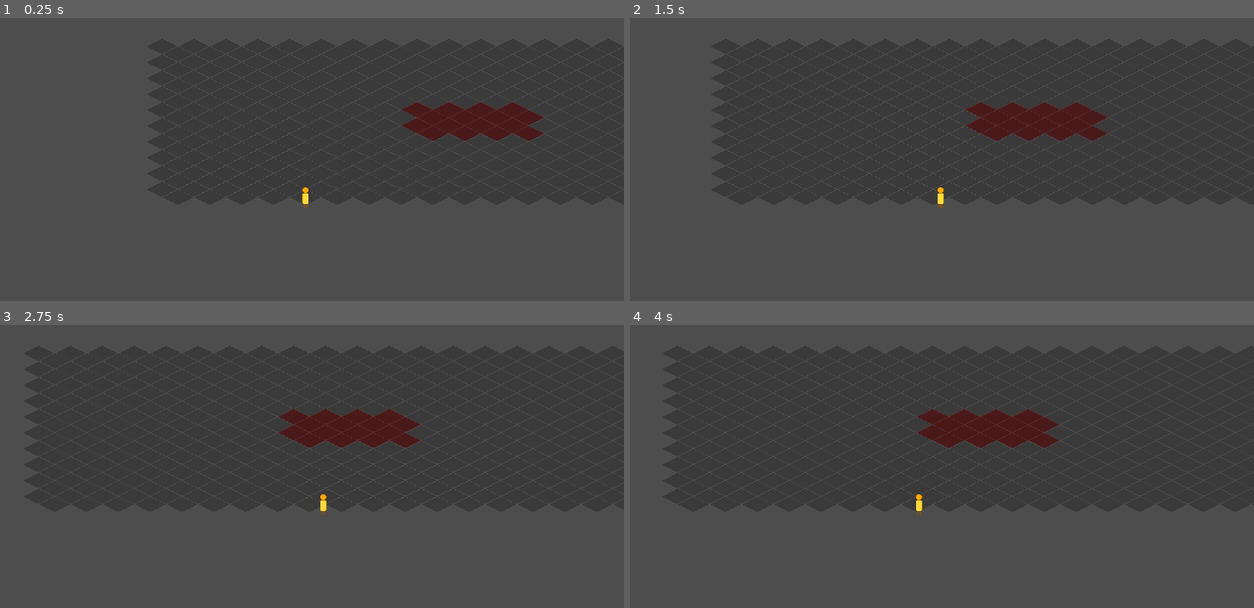
Above: before the commit, frames 1-4 (two rows, left to right).
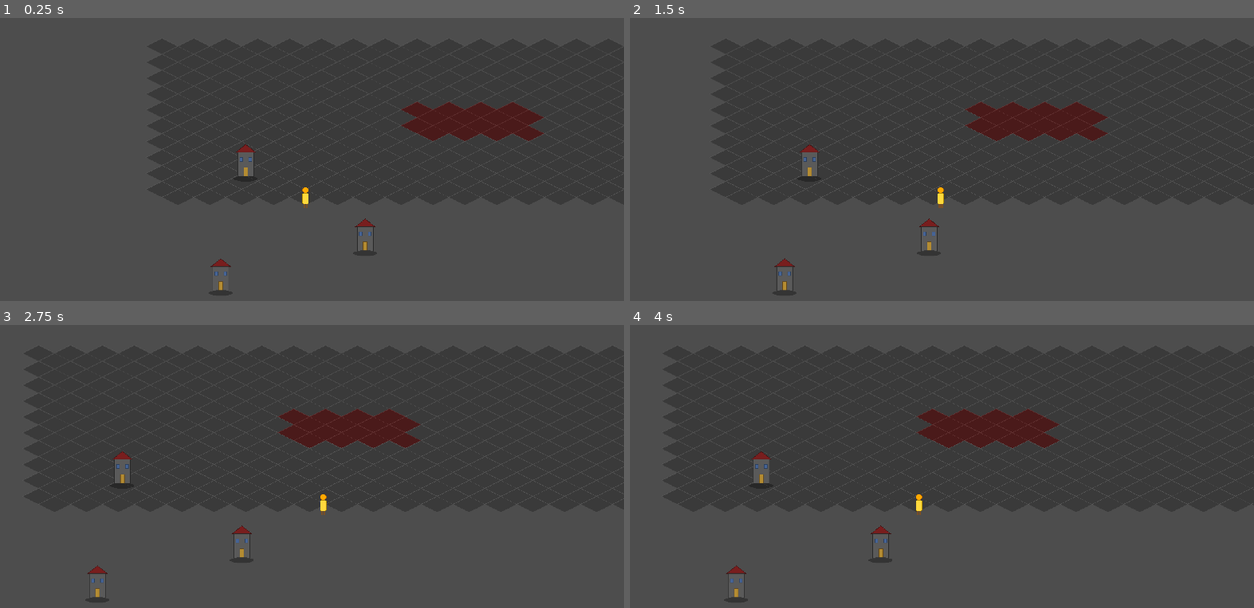
Above: after the commit, the same moments.

Repository: duancang8-ui/My-Game
Game: Godot game, scene res://src/scenes/world/test_world.tscn
Two runs of this game, one before a commit and one after it. Both use one fixed random seed, a clock stepped at 60 frames per second and the inputs below.
Inputs (mouse positions are in pixels of both pictures, inside the frame that each line leads up to):
- Up to frame 1 (0.25 s): no input
- Up to frame 2 (1.5 s): tap Enter at 0.5 s; move the mouse to (1073, 179) at 0.52 s; hold D (move_right) 0.53-1.25 s; hold Shift 0.53-1.25 s; click (1073, 179) at 0.67 s; drag from (804, 216) to (904, 267) at 1.27 s
- Up to frame 3 (2.75 s): move the mouse to (368, 424) at 2.02 s; hold D (move_right) from 2.03 s (still down); tap Ctrl at 2.1 s
- Up to frame 4 (4 s): release D (move_right) at 2.75 s; drag from (904, 574) to (742, 449) at 2.77 s; move the mouse to (1129, 557) at 3.52 s; hold A (move_left) from 3.53 s (still down); tap Alt at 3.6 s

The runs differ from the first frame. In frame 1, 0.6% of the frame differs, in the area x 33-61%, y 44-99%; in frame 2, 0.6%, in the area x 22-50%, y 44-99%; in frame 3, 0.5%; in frame 4, 0.6%.

Commit message:
feat: add 3 buildings to TestWorld for Y-sort occlusion verification
Co-authored-by: Cursor <cursoragent@cursor.com>

Diff:
--- a/src/scenes/world/test_world.tscn
+++ b/src/scenes/world/test_world.tscn
@@ -1,8 +1,9 @@
-[gd_scene load_steps=4 format=3 uid="uid://btestworld1p1"]
+[gd_scene load_steps=5 format=3 uid="uid://btestworld1p1"]
 
 [ext_resource type="TileSet" uid="uid://b3p1plctileset" path="res://src/assets/tiles/iso_tileset_placeholder.tres" id="1_tileset"]
 [ext_resource type="Script" path="res://src/scripts/test/world_builder.gd" id="2_builder"]
 [ext_resource type="PackedScene" uid="uid://bplayerscene1" path="res://src/scenes/player/player.tscn" id="3_player"]
+[ext_resource type="Texture2D" uid="uid://d0medctlufyas" path="res://src/assets/characters/building_placeholder.png" id="4_building"]
 
 [node name="TestWorld" type="Node2D"]
 
@@ -12,6 +13,18 @@
 [node name="YSortContainer" type="Node2D" parent="."]
 y_sort_enabled = true
 
+[node name="Building1" type="Sprite2D" parent="YSortContainer"]
+position = Vector2(200, 250)
+texture = ExtResource("4_building")
+
+[node name="Building2" type="Sprite2D" parent="YSortContainer"]
+position = Vector2(440, 400)
+texture = ExtResource("4_building")
+
+[node name="Building3" type="Sprite2D" parent="YSortContainer"]
+position = Vector2(150, 480)
+texture = ExtResource("4_building")
+
 [node name="Player" parent="YSortContainer" instance=ExtResource("3_player")]
 position = Vector2(320, 320)
 
Binary file added: src/assets/characters/building_placeholder.png
Not shown, added: src/assets/characters/building_placeholder.png.import
